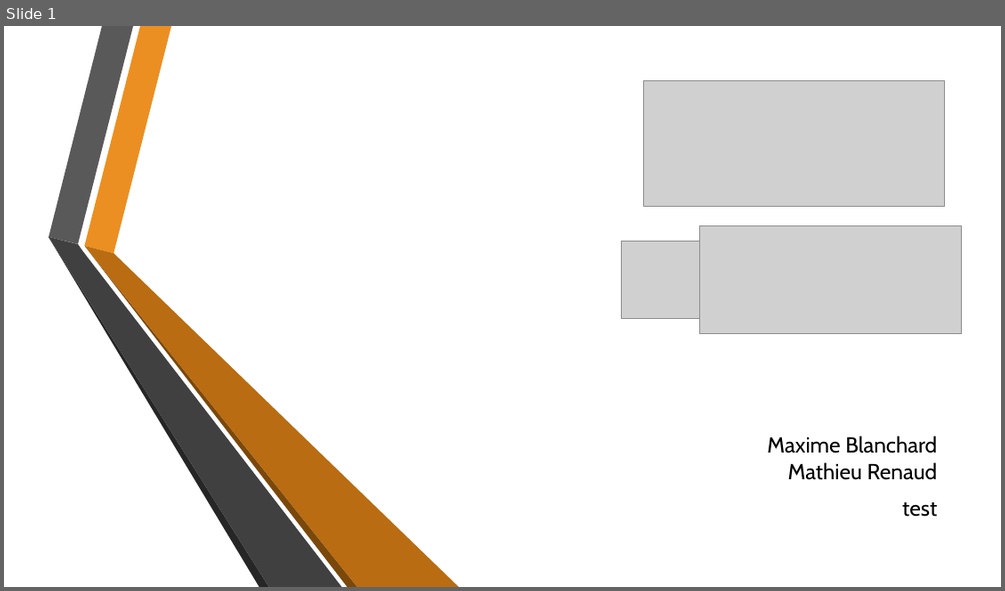
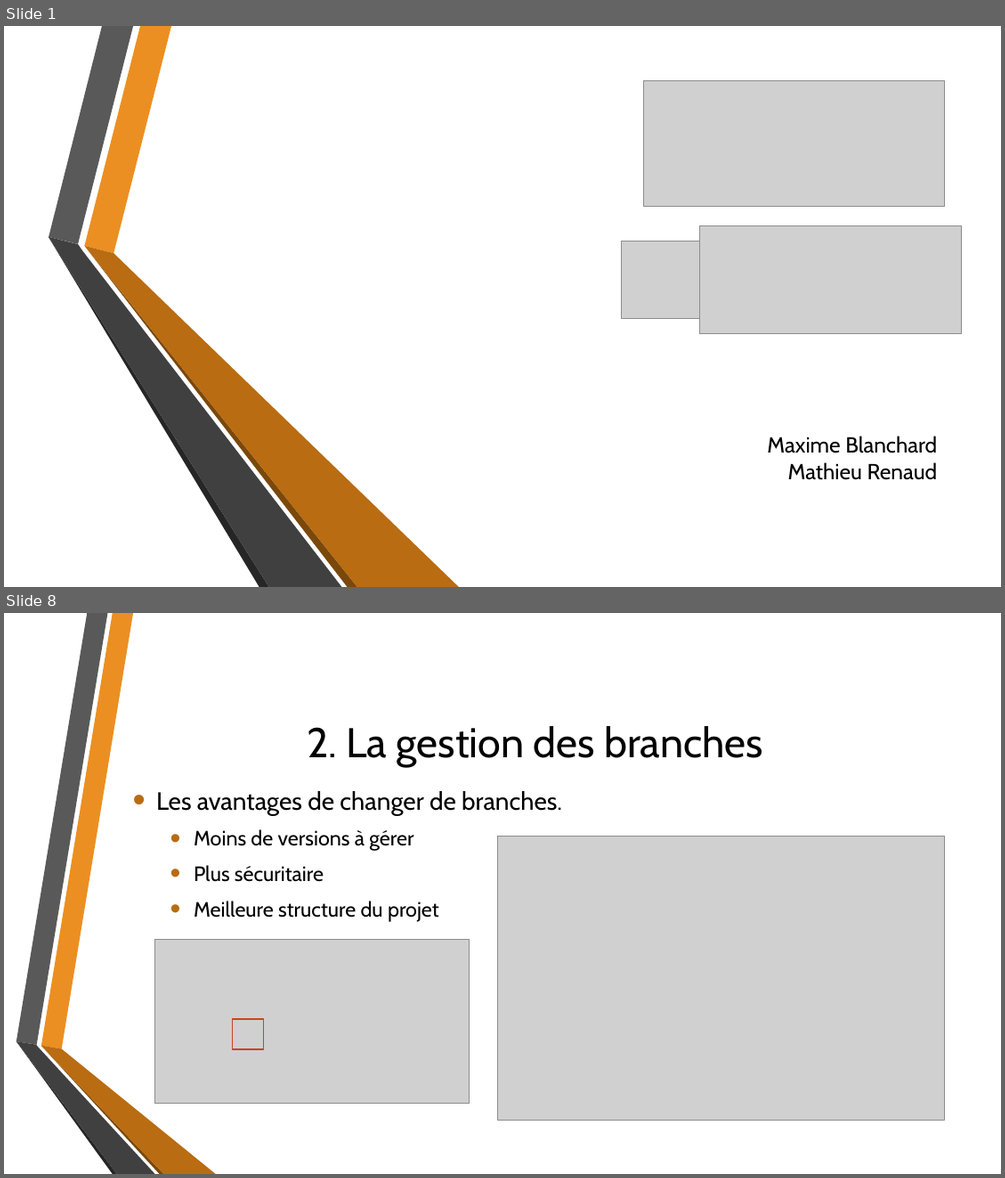
Before and after one commit to MatRenaud/Tptravailinfo, a slide deck: GitPresentation.pptx. Shown one above the other, each under a label of ours: slide 1 before the commit, slides 1 and 8 after it; the slides between them are not shown. The pictures are 1005x591 and 1005x1178 pixels, drawn with LibreOffice and Linux fonts; fonts in the diff are those of the drawing; grey boxes stand for pictures; background and template pictures are left out. Boxes give left, top, right and bottom in pixels: in the first picture for what was removed or moved away, otherwise in the second. Text is boxed around its words. In the diff, an @@ line names an element or a change of style, - is before the commit and + after.

```diff
--- a/GitPresentation.pptx
+++ b/GitPresentation.pptx
@@ slide 8 added at [4, 613, 1001, 1174], background picture (left out) @@
@@ title added at [307, 726, 763, 767], 40 pt, text #000000 @@
+2. La gestion des branches
@@ text added at [156, 791, 562, 922], 20 pt, text #000000 @@
+• Les avantages de changer de branches.
+  • Moins de versions à gérer
+  • Plus sécuritaire
+  • Meilleure structure du projet
@@ picture added at [498, 835, 945, 1120] @@
@@ picture added at [154, 939, 469, 1103] @@
@@ rectangle added at [233, 1019, 264, 1049], outline #CD4223 1.25 pt @@
@@ group added at [16, 613, 216, 1174]: 6 freeform shapes @@
@@ slide 1 changed as well @@
@@ subtitle at [902, 502, 937, 516]: paragraph removed @@
-test
```
Also in this commit, not shown: 14 other slides added, 2 other files.
